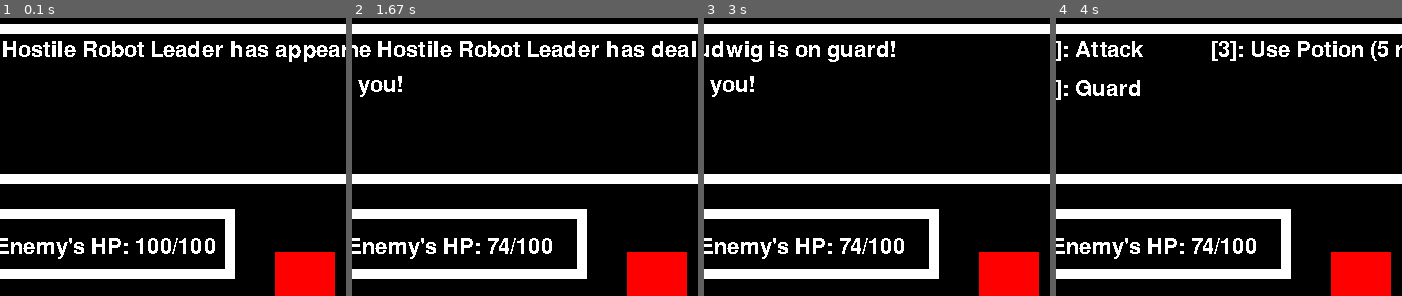
Above: before the commit, frames 1-4 (left to right).
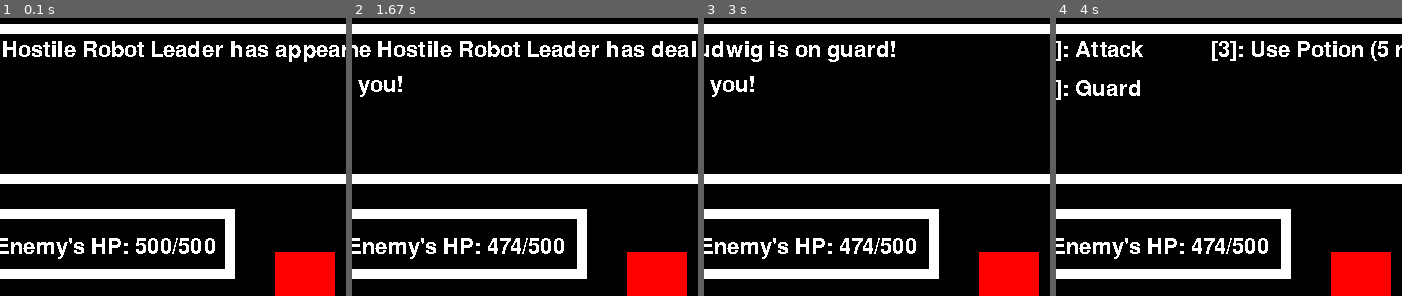
Above: after the commit, the same moments.

Repository: eduardoluis11/final-project-cs50-python
Game: pygame game, started from project.py
The game is run twice, just before and just after one commit, with the same random seed, the same clock (stepped at 60 frames per second) and the same inputs.
Inputs:
- Up to frame 1 (0.1 s): no input
- Up to frame 2 (1.67 s): tap Z at 0.33, 1.07, 1.37, 1.57 s; tap 1 at 0.67 s
- Up to frame 3 (3 s): tap Z at 1.9, 2.2 s; tap 2 at 2.9 s
- Up to frame 4 (4 s): tap Z at 3.3, 3.63, 3.93 s
The pictures show only the part of the screen within x 6-56%, y 0-50%; the shares and areas given below are measured in that part.

The runs differ from the first frame. In frame 1, 0.2% of the frame differs, in the area x 39-55%, y 79-85%; in frame 2, 0.5%, in the area x 39-62%, y 79-85%; in frame 3, 0.5%; in frame 4, 0.5%.

Commit message:
Closing Game After Game Over
 I exit the game after hitting the confirmation key after rendering the Game Over screen.

Diff:
--- a/project.py
+++ b/project.py
@@ -305,7 +305,8 @@
 player = Character("Ludwig", 100, 20)
 
 # This creates the enemy's statistics / stats by using the Character class
-enemy = Character("Hostile Robot Leader", 100, 15)
+enemy = Character("Hostile Robot Leader", 500, 15)  # High on HP. Hard so that you can lose.
+# enemy = Character("Hostile Robot Leader", 100, 15)    # Low on HP so that you can win easily
 
 # # DEBUG: this should print me the enemy's properties
 # print("Enemy's stats: ")
@@ -514,6 +515,9 @@
 the enemy. Then, if you hit the confirmation key once again, you render the victory message.
 
 Then, I will exit the game with sys.exit() after you hit the confirmation key right after reading the victory message.
+
+Now, I will do a similar thing if I lose the game: I will exit the game after hitting the confirmation key after
+rendering the Game Over screen.
 """
 
 
@@ -879,6 +883,9 @@
             battle_messages_2_surface = game_font.render(battle_message_2, False, 'White')
             game_window.blit(battle_messages_2_surface, battle_messages_2_rectangle)
 
+            # This will let me exit the game the next time the user presses the confirmation key
+            should_exit_game = True
+
 
         # This should render the game's window, and every sprite
         pygame.display.update()
